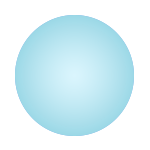
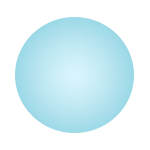
Revision of a layered 150 × 150 image; what changed, layer by layer:
painted on "rice" over (x1=15, y1=15, x2=134, y2=136)
hid "noodle", painted on it over (x1=15, y1=15, x2=134, y2=136)
